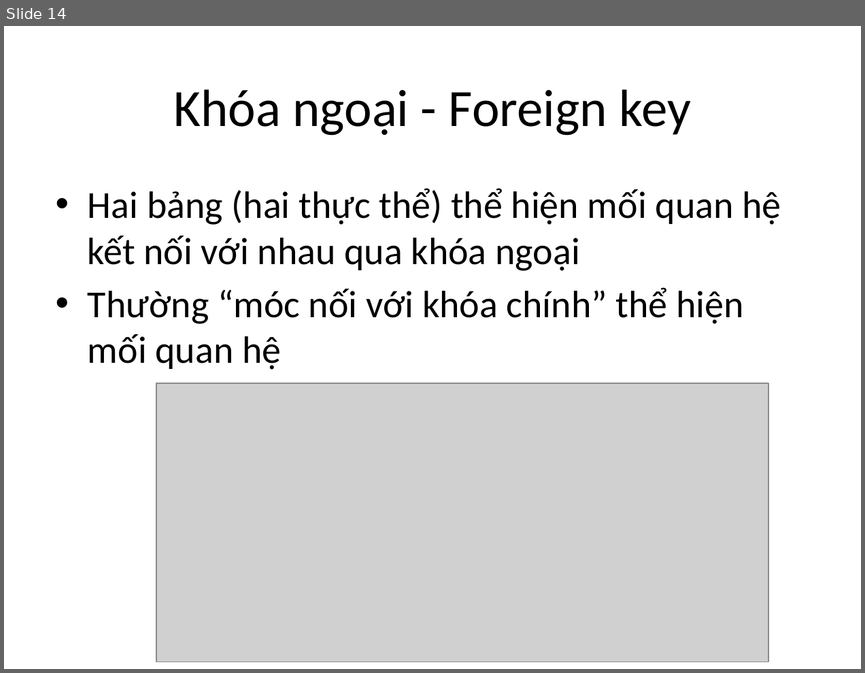
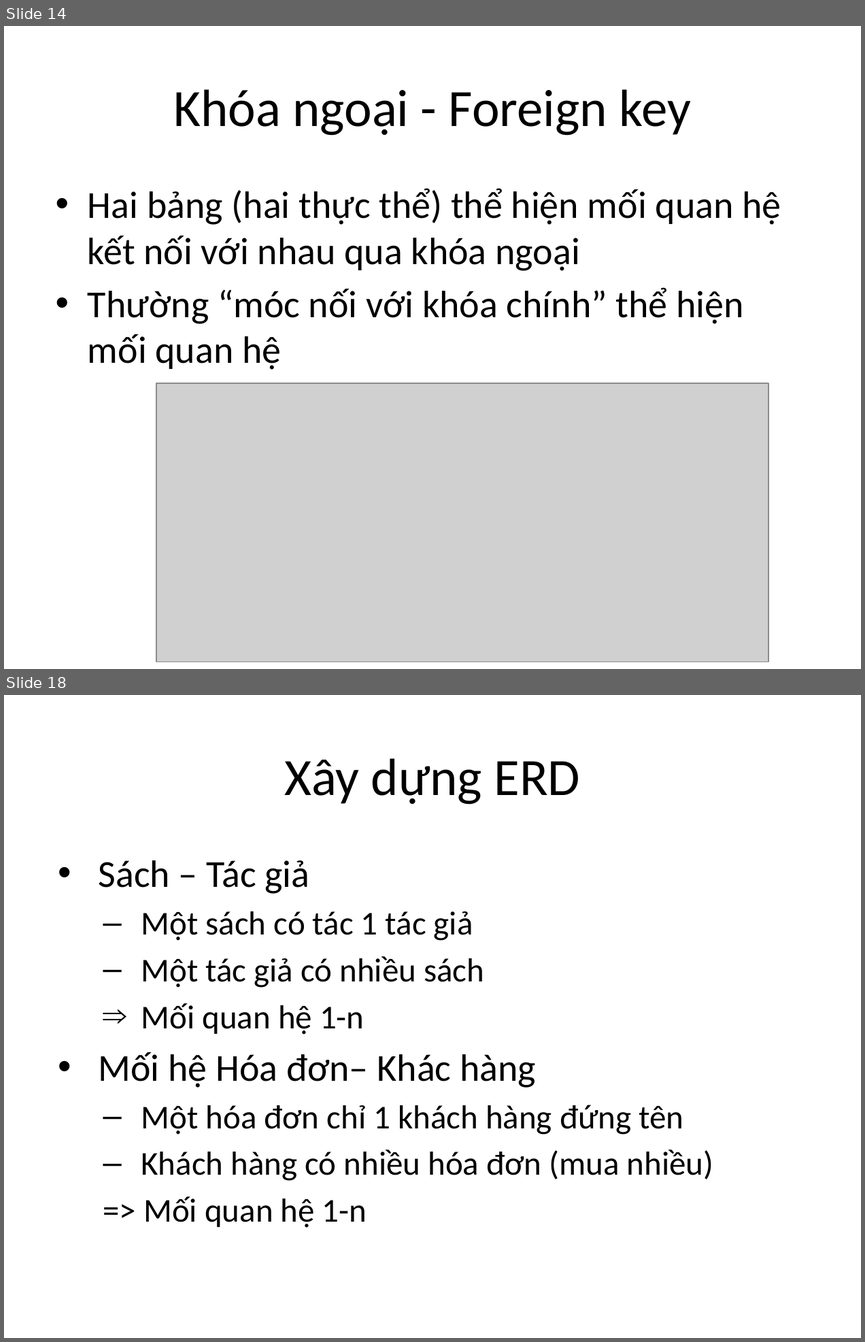
Before and after one commit to phithanh97cs/T3H, a slide deck: Database/RDBMS/2. Thiết kế CSDL.pptx. Shown one above the other, each under a label of ours: slide 14 before the commit, slides 14 and 18 after it; the slides between them are not shown. The pictures are 865x673 and 865x1342 pixels, drawn with LibreOffice and Linux fonts; fonts in the diff are those of the drawing; grey boxes stand for pictures. Boxes give left, top, right and bottom in pixels: in the first picture for what was removed or moved away, otherwise in the second. Text is boxed around its words. In the diff, an @@ line names an element or a change of style, - is before the commit and + after.

```diff
--- a/Database/RDBMS/2. Thiết kế CSDL.pptx
+++ b/Database/RDBMS/2. Thiết kế CSDL.pptx
@@ slide 18 added at [4, 695, 861, 1338], background #FFFFFF @@
@@ title added at [284, 758, 581, 804], 44 pt, text #000000 @@
+Xây dựng ERD
@@ text added at [99, 860, 714, 1227], 28 pt, text #000000 @@
+• Sách – Tác giả
+  – Một sách có tác 1 tác giả
+  – Một tác giả có nhiều sách
+  ⇒ Mối quan hệ 1-n
+• Mối hệ Hóa đơn– Khác hàng
+  – Một hóa đơn chỉ 1 khách hàng đứng tên
+  – Khách hàng có nhiều hóa đơn (mua nhiều)
+  => Mối quan hệ 1-n
```
Also in this commit, not shown: 6 other slides added.
